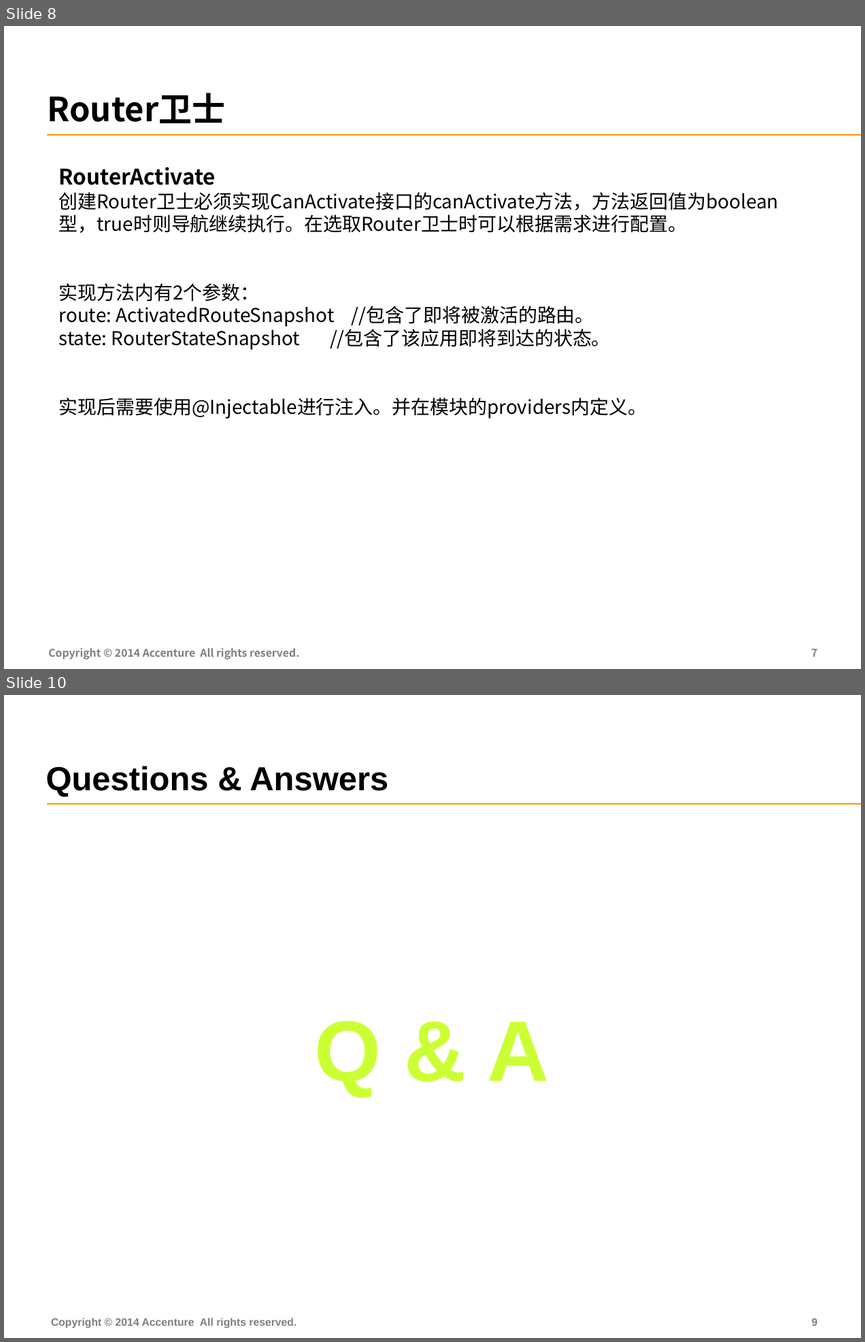
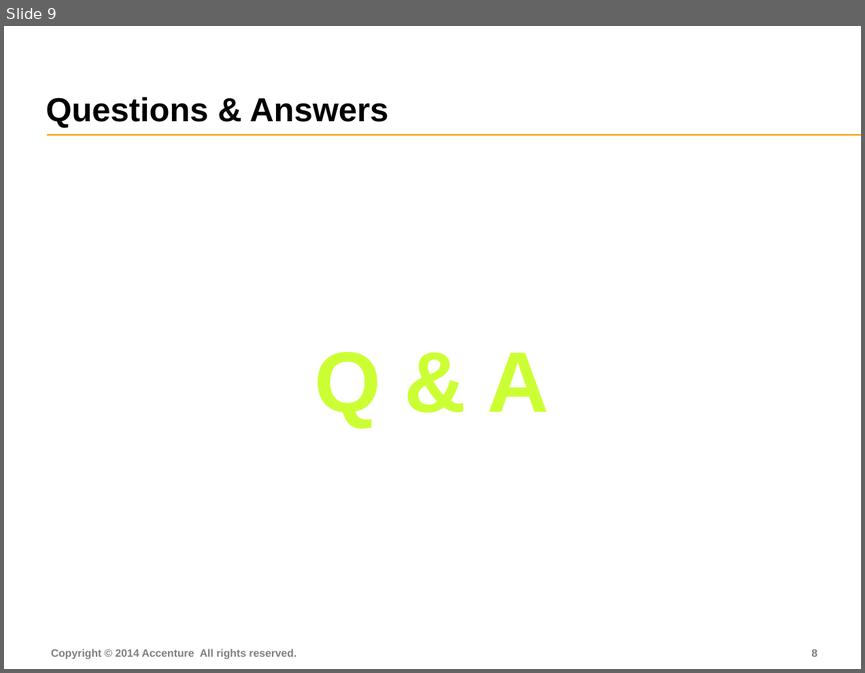
Before and after one commit to FS-Angular-Interest-Group/AngularTraining, a slide deck: PPT/09-Accenture-FS-Angular-Form.pptx. Shown one above the other, each under a label of ours: slides 8 and 10 before the commit, slide 9 after it; the slides between them are not shown. The pictures are 865x1342 and 865x673 pixels, drawn with LibreOffice and Linux fonts; fonts in the diff are those of the drawing. Boxes give left, top, right and bottom in pixels: in the first picture for what was removed or moved away, otherwise in the second. Text is boxed around its words. In the diff, an @@ line names an element or a change of style, - is before the commit and + after.

```diff
--- a/PPT/09-Accenture-FS-Angular-Form.pptx
+++ b/PPT/09-Accenture-FS-Angular-Form.pptx
@@ slide 8 removed at [4, 26, 861, 669], background #FFFFFF; not listed: 1 template element that a slide beside it also shows @@
@@ text removed at [47, 93, 225, 123] @@
-Router卫士
@@ text removed at [59, 167, 779, 418] @@
-RouterActivate
-创建Router卫士必须实现CanActivate接口的canActivate方法，方法返回值为boolean型，true时则导航继续执行。在选取Router卫士时可以根据需求进行配置。
-实现方法内有2个参数：
-route: ActivatedRouteSnapshot //包含了即将被激活的路由。
-state: RouterStateSnapshot //包含了该应用即将到达的状态。
-实现后需要使用@Injectable进行注入。并在模块的providers内定义。
@@ text removed at [48, 648, 299, 659] @@
-Copyright © 2014 Accenture All rights reserved.
@@ page number removed at [811, 648, 817, 656] @@
-7
@@ what was slide 10 is now slide 9 @@
```
Also in this commit, not shown: 5 slides changed, 1 slide added, 1 other slide removed.
